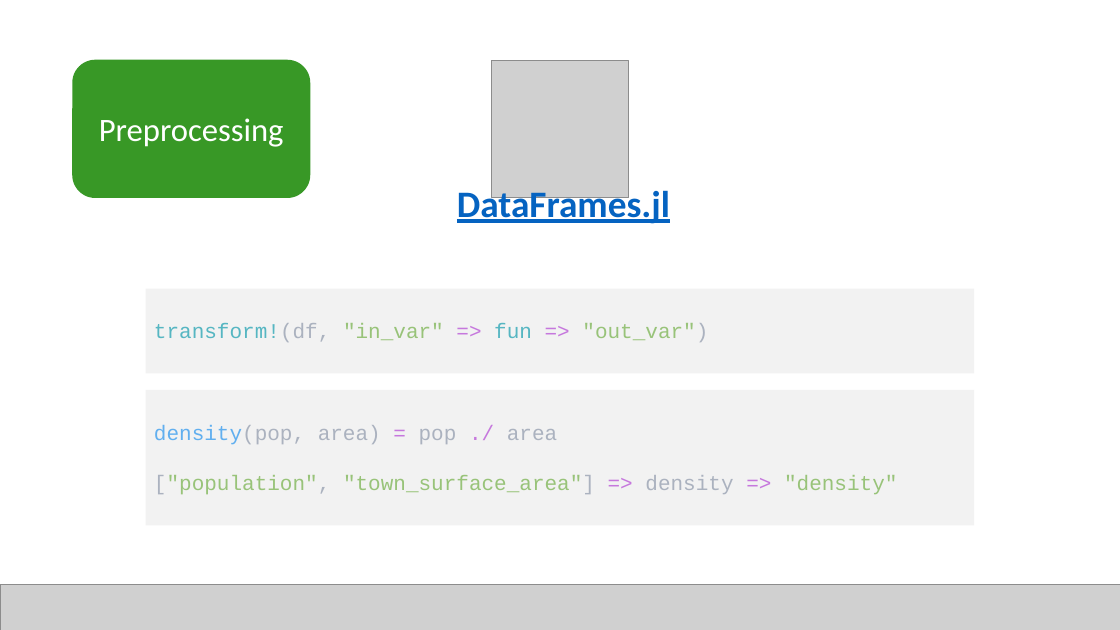
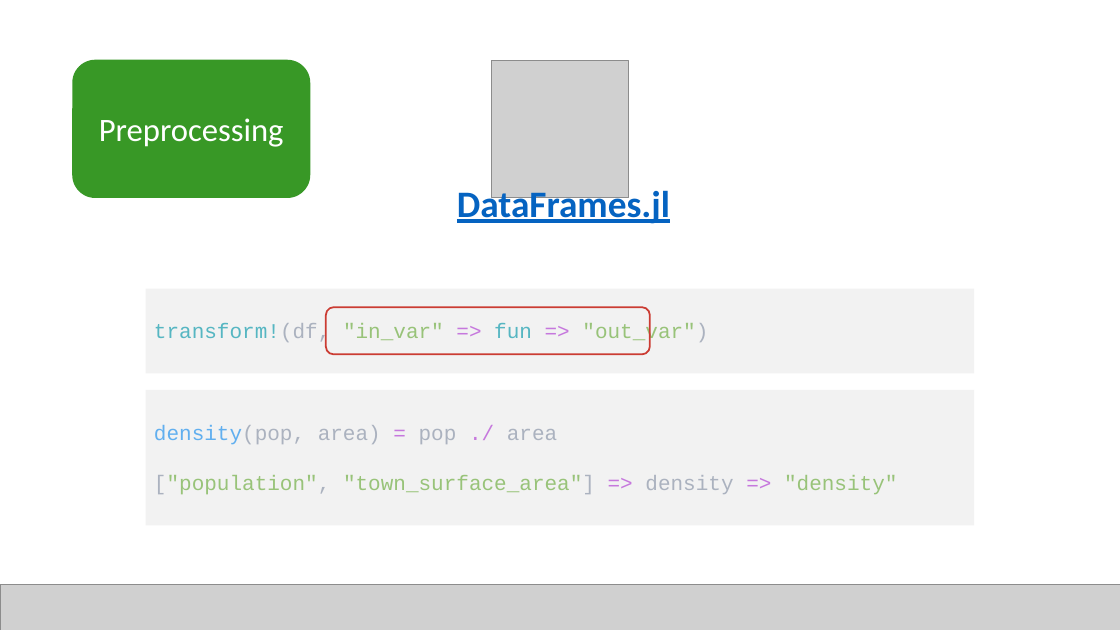
Before and after one commit to JuliaComputing/ScoringEngineDemo.jl, a slide deck: slide 6 of webinar-2022-02-17.pptx (slide 5 before the commit). Drawn at 1120x630 pixels with LibreOffice and Linux fonts; fonts in the diff are those of the drawing; grey boxes stand for pictures. Boxes give left, top, right and bottom in pixels: in the first picture for what was removed or moved away, otherwise in the second. Text is boxed around its words. In the diff, an @@ line names an element or a change of style, - is before the commit and + after.

```diff
--- a/webinar-2022-02-17.pptx
+++ b/webinar-2022-02-17.pptx
@@ rounded rectangle added at [326, 308, 650, 355], outline #CB3C33 1.5 pt @@
```
Also in this commit, not shown: 1 other slide changed, 1 slide added, 1 other file.
